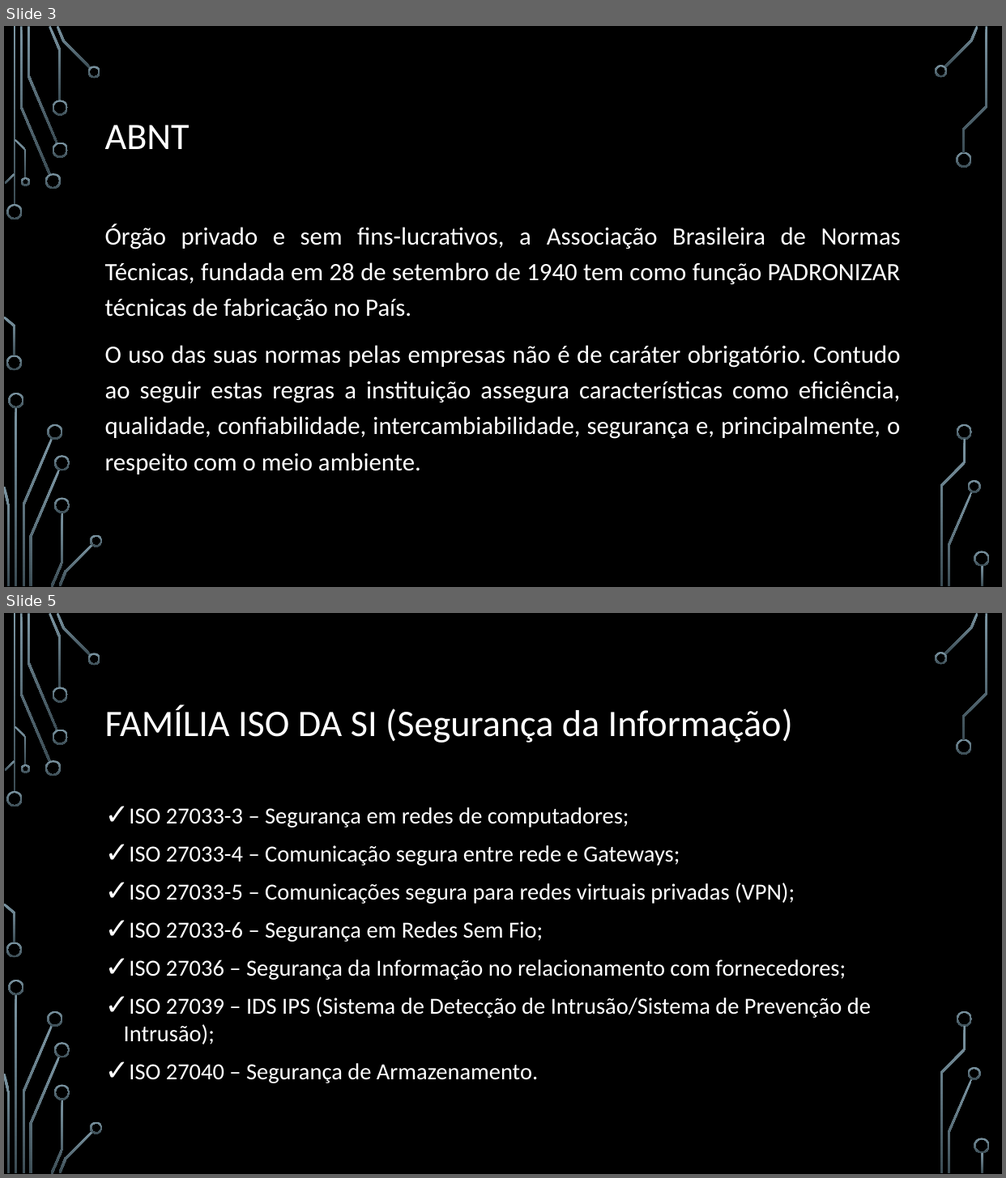
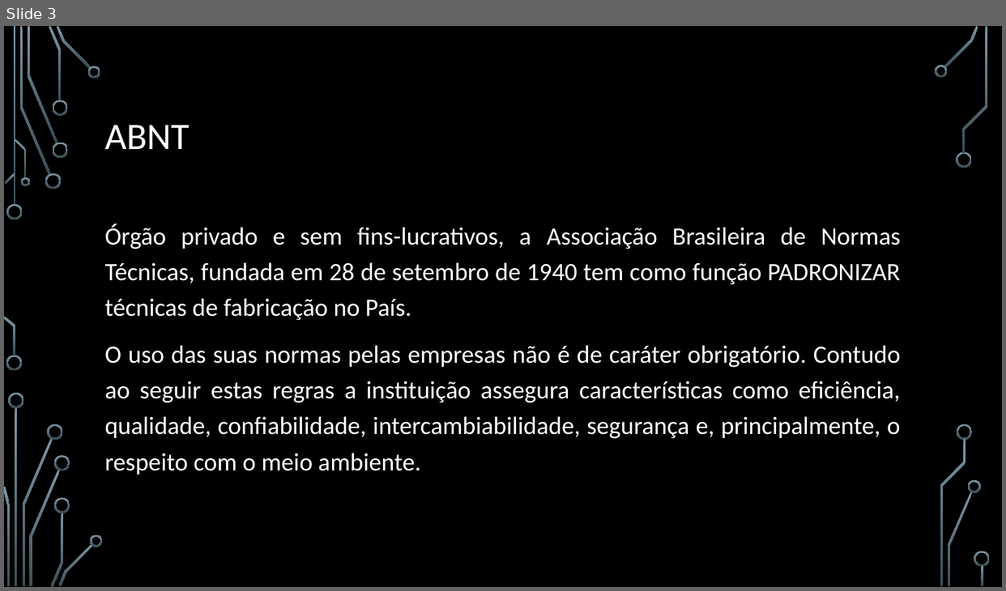
Before and after one commit to webbester/RodrigodAnjos, a slide deck: PI - Seg de Software/information_security.pptx. Shown one above the other, each under a label of ours: slides 3 and 5 before the commit, slide 3 after it; the slides between them are not shown. The pictures are 1006x1178 and 1006x591 pixels, drawn with LibreOffice and Linux fonts; fonts in the diff are those of the drawing; background and template pictures are left out. Boxes give left, top, right and bottom in pixels: in the first picture for what was removed or moved away, otherwise in the second. Text is boxed around its words. In the diff, an @@ line names an element or a change of style, - is before the commit and + after.

```diff
--- a/PI - Seg de Software/information_security.pptx
+++ b/PI - Seg de Software/information_security.pptx
@@ slide 5 removed at [4,613,1002,1174], background picture (left out); not listed: 36 template elements that a slide beside it also shows @@
@@ title removed at [105,705,793,743] @@
-FAMÍLIA ISO DA SI (Segurança da Informação)
@@ text removed at [124,807,871,1084] @@
-✓ ISO 27033-3 – Segurança em redes de computadores;
-✓ ISO 27033-4 – Comunicação segura entre rede e Gateways;
-✓ ISO 27033-5 – Comunicações segura para redes virtuais privadas (VPN);
-✓ ISO 27033-6 – Segurança em Redes Sem Fio;
-✓ ISO 27036 – Segurança da Informação no relacionamento com fornecedores;
-✓ ISO 27039 – IDS IPS (Sistema de Detecção de Intrusão/Sistema de Prevenção de Intrusão);
-✓ ISO 27040 – Segurança de Armazenamento.
```
Also in this commit, not shown: 5 slides changed, 3 slides added, 1 other slide removed, 9 other files.
